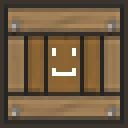
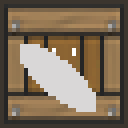
Layers edited between the first and the second 128×128 image:
painted on "Layer 6" over [20, 44, 96, 112]
